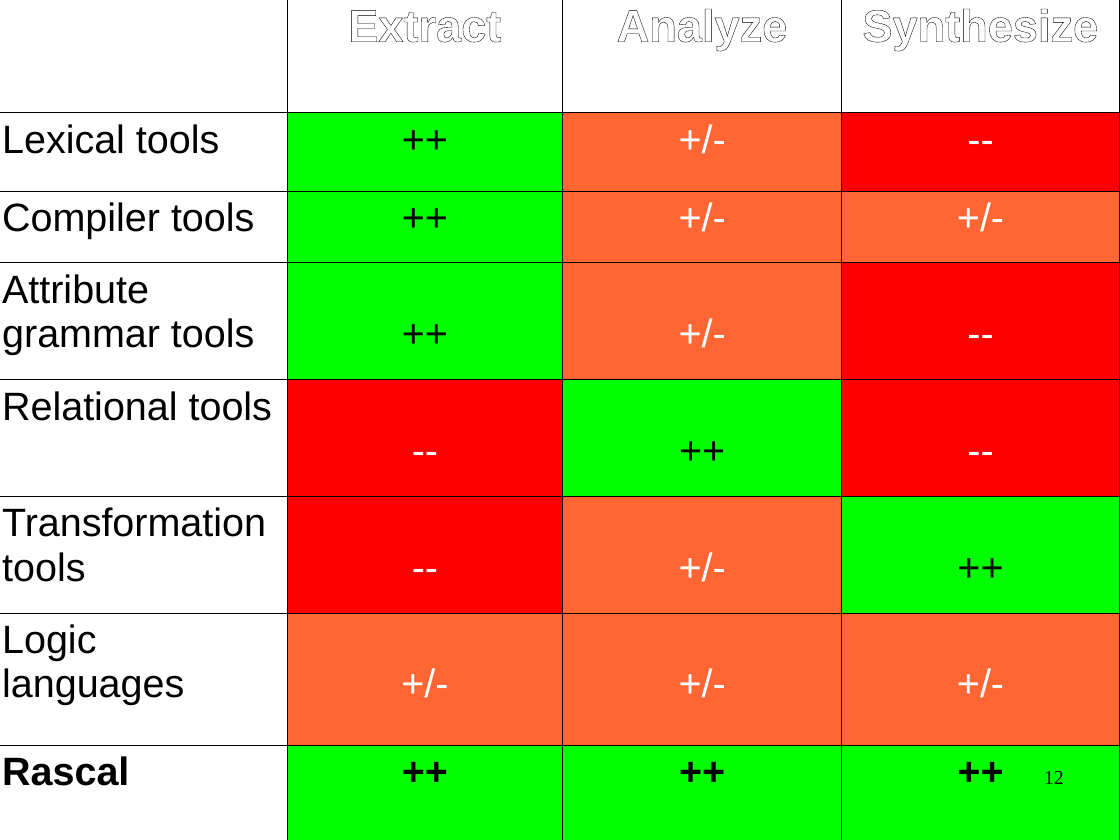
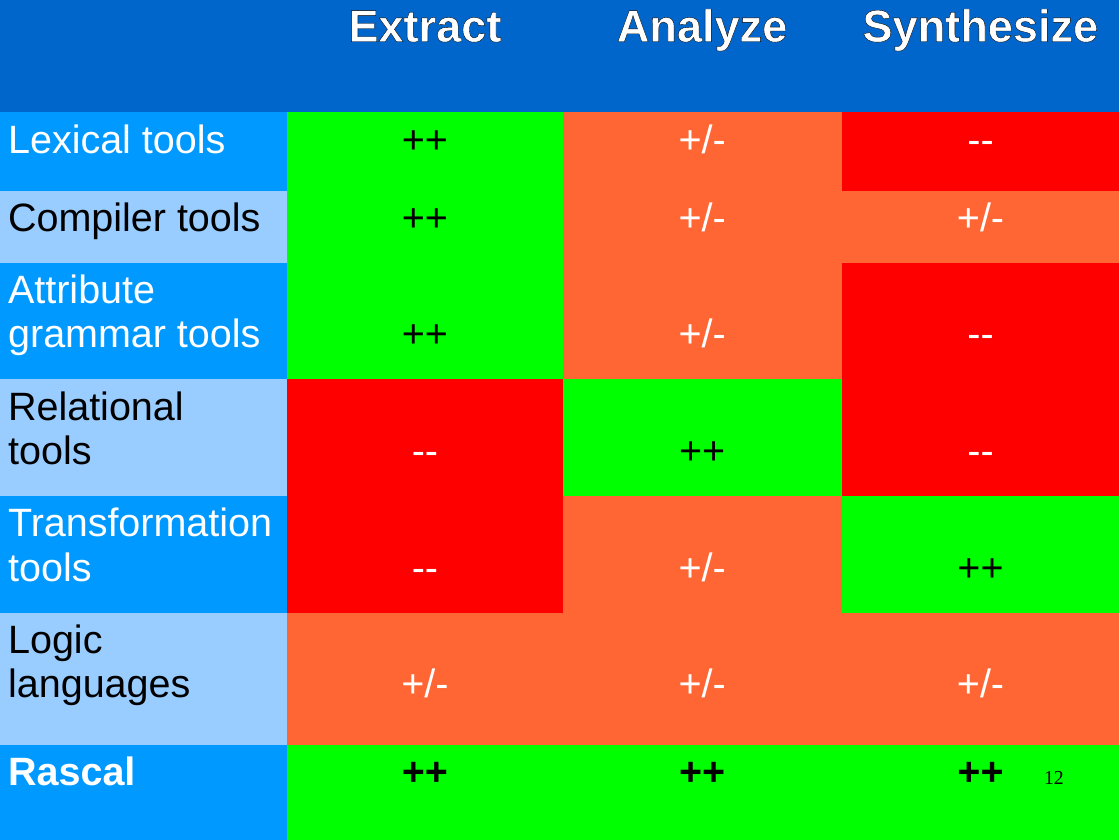
Before and after one commit to cwi-swat/meta-environment, a slide deck: slide 12 of meta-doc/analysis/rascal-slides/rascal-slides.odp. Drawn at 1120x840 pixels with LibreOffice and Linux fonts; fonts in the diff are those of the drawing; background and template pictures are left out. Boxes give left, top, right and bottom in pixels: in the first picture for what was removed or moved away, otherwise in the second. Text is boxed around its words. In the diff, an @@ line names an element or a change of style, - is before the commit and + after.

```diff
--- a/meta-doc/analysis/rascal-slides/rascal-slides.odp
+++ b/meta-doc/analysis/rascal-slides/rascal-slides.odp
@@ table at [0, 0, 1118, 840] @@
@@ fill none to #0066CC in 3 cells @@
@@ fill none to #0099FF in 4 cells @@
@@ fill none to #99CCFF in 3 cells @@
@@ text colour #000000 to #FFFFFF in "Lexical tools", "Attribute grammar tools", "Transformation tools", "Rascal" @@
@@ borders changed @@
```
Also in this commit, not shown: 12 other slides changed, 4 other files.
